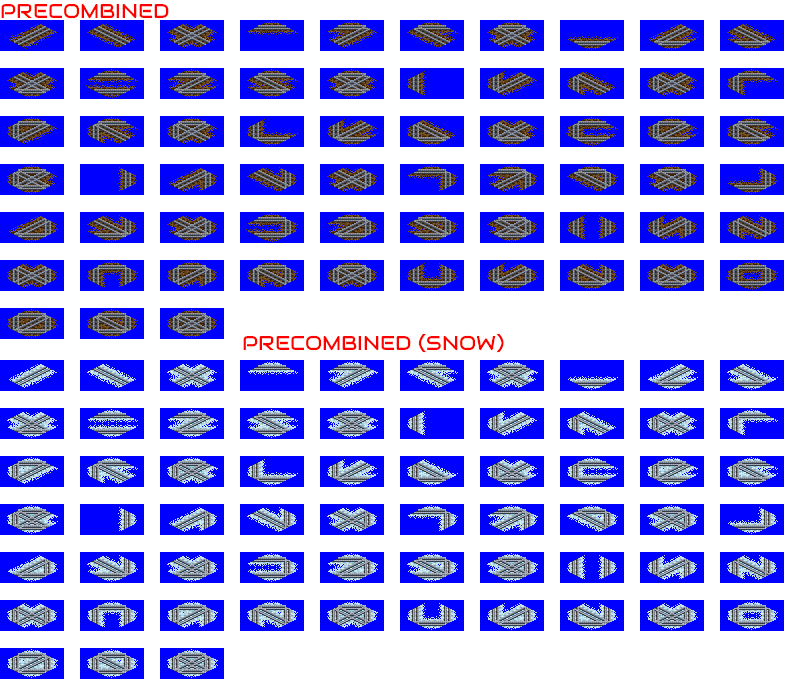
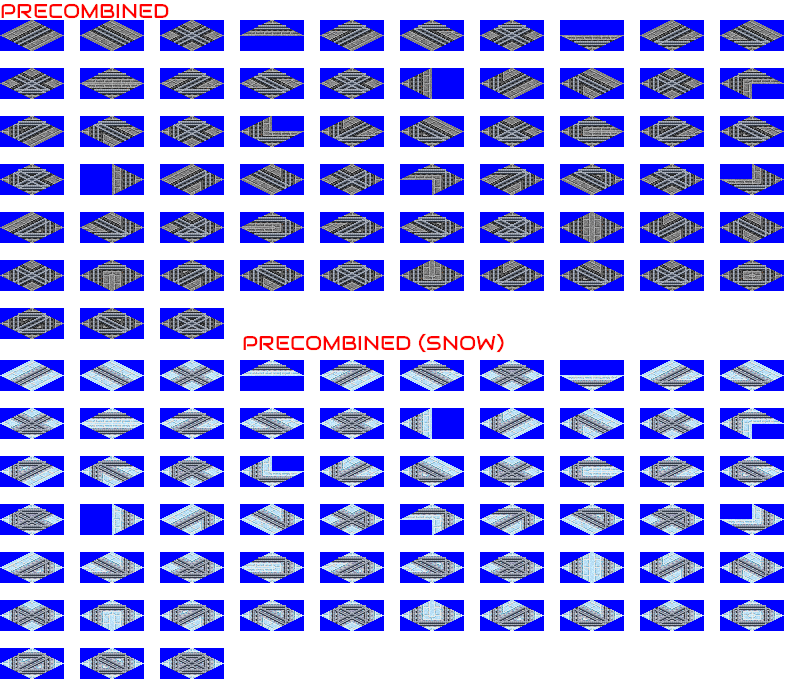
Two versions of the same layered image (800 × 680). Layer-by-layer changes:
hid "DUAL" over [7, 21, 778, 678]
hid "ELDU" over [7, 21, 778, 678]
added layer "CITY" above "MTRO" over [0, 20, 784, 679]
showed "CITY_FEVE" over [0, 20, 784, 679]
